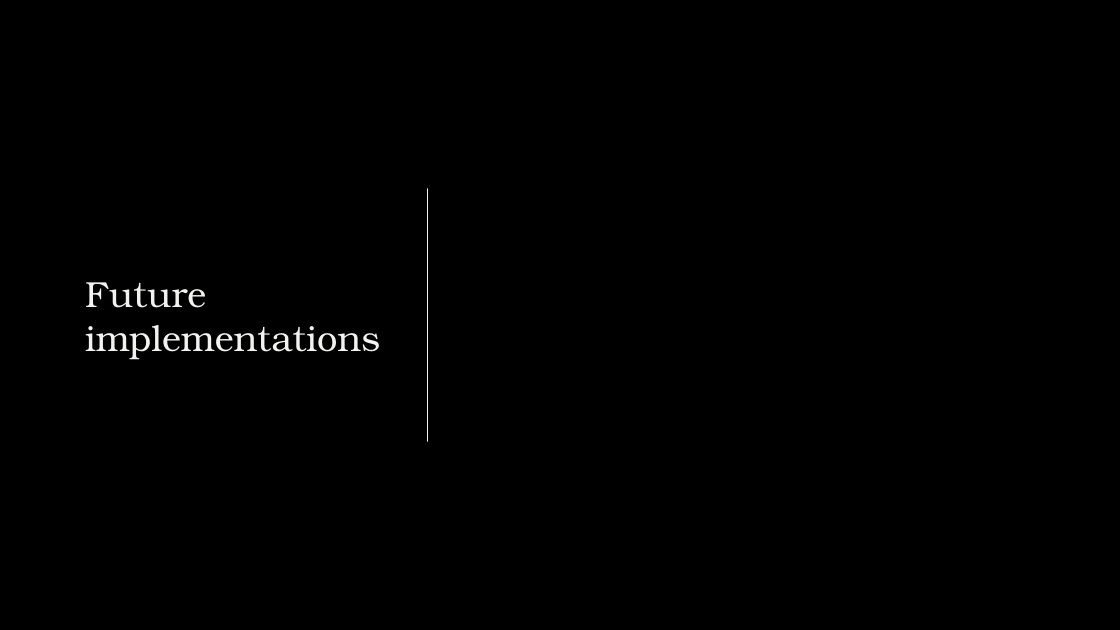
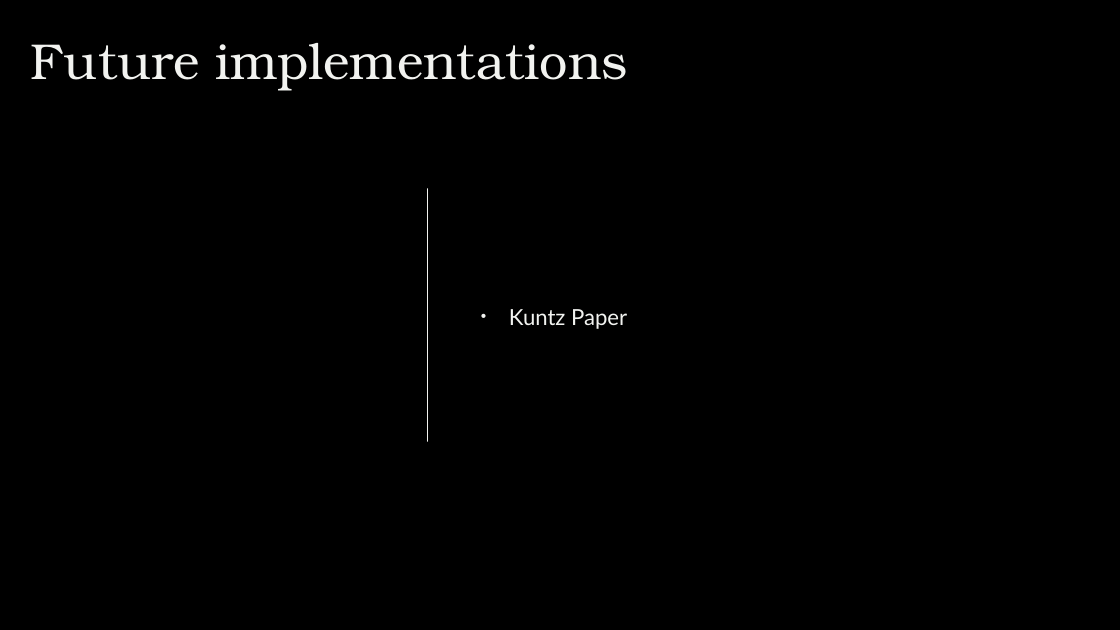
Before and after one commit to ekremdemirboga/modelling-calcium-oscillations-in-astrocytes, a slide deck: slide 10 of final/final.pptx (slide 8 before the commit). Drawn at 1120x630 pixels with LibreOffice and Linux fonts; fonts in the diff are those of the drawing; background and template pictures are left out. Boxes give left, top, right and bottom in pixels: in the first picture for what was removed or moved away, otherwise in the second. Text is boxed around its words. In the diff, an @@ line names an element or a change of style, - is before the commit and + after.

```diff
--- a/final/final.pptx
+++ b/final/final.pptx
@@ title "Future implementations": place and size @@
-title "Future implementations" at (85,282,380,360)
+title "Future implementations" at (31,43,628,90)
@@ title "Future implementations" at (31,43,628,90): size 31 to 43.2 pt @@
@@ text added at (509,309,627,329), 19 pt, text #F2F3F0 @@
+• Kuntz Paper
```
Also in this commit, not shown: 5 other slides changed, 2 slides added, 18 other files.
